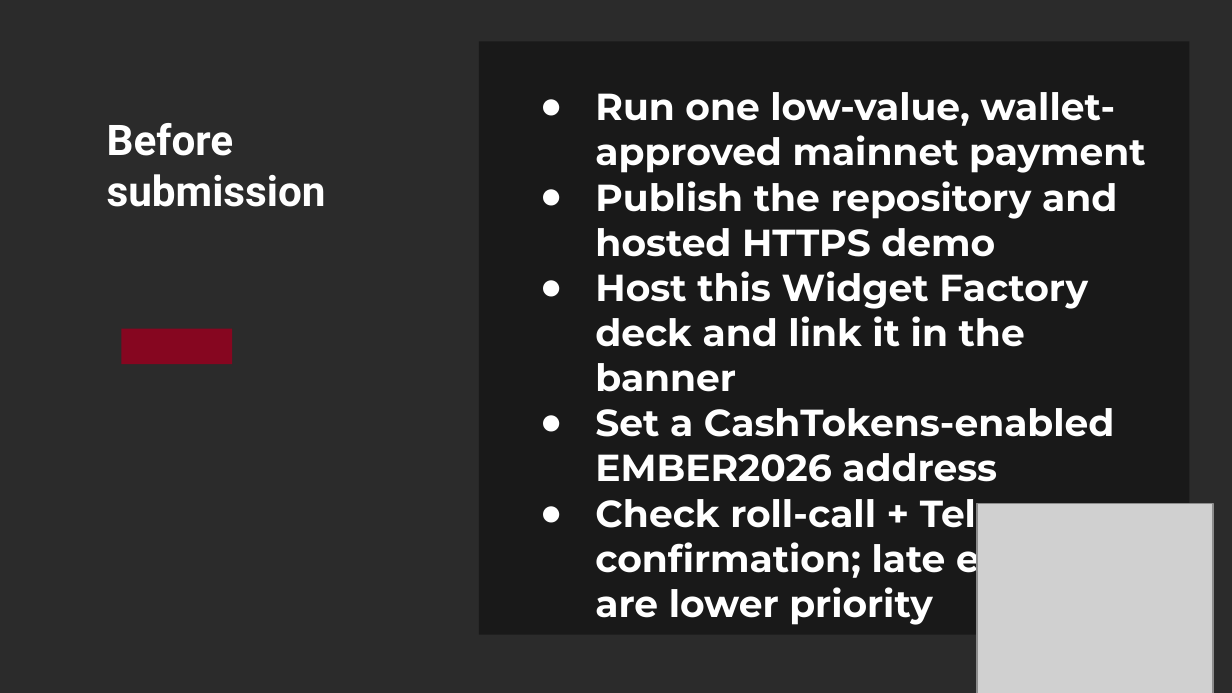
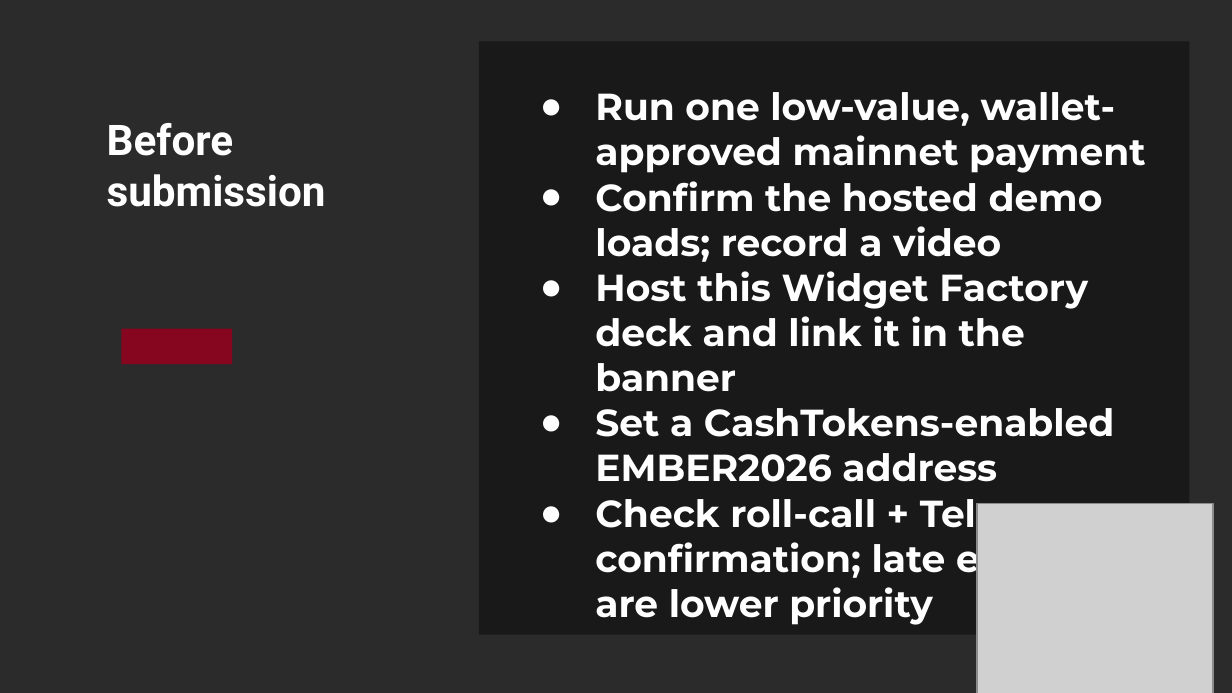
Before and after one commit to ansonj-dev/tabcash, a slide deck: slide 6 of submission/TabCash-Widget-Factory-final.pptx. Drawn at 1232x693 pixels with LibreOffice and Linux fonts; fonts in the diff are those of the drawing; grey boxes stand for pictures; background and template pictures are left out; a plain dark background stands for a picture behind light text. Boxes give left, top, right and bottom in pixels: in the first picture for what was removed or moved away, otherwise in the second. Text is boxed around its words. In the diff, an @@ line names an element or a change of style, - is before the commit and + after.

```diff
--- a/submission/TabCash-Widget-Factory-final.pptx
+++ b/submission/TabCash-Widget-Factory-final.pptx
@@ text at [595, 181, 1103, 262]: text changed @@
-● Publish the repository and hosted HTTPS demo
+● Confirm the hosted demo loads; record a video
```
Also in this commit, not shown: 4 other slides changed, 1 other file.
